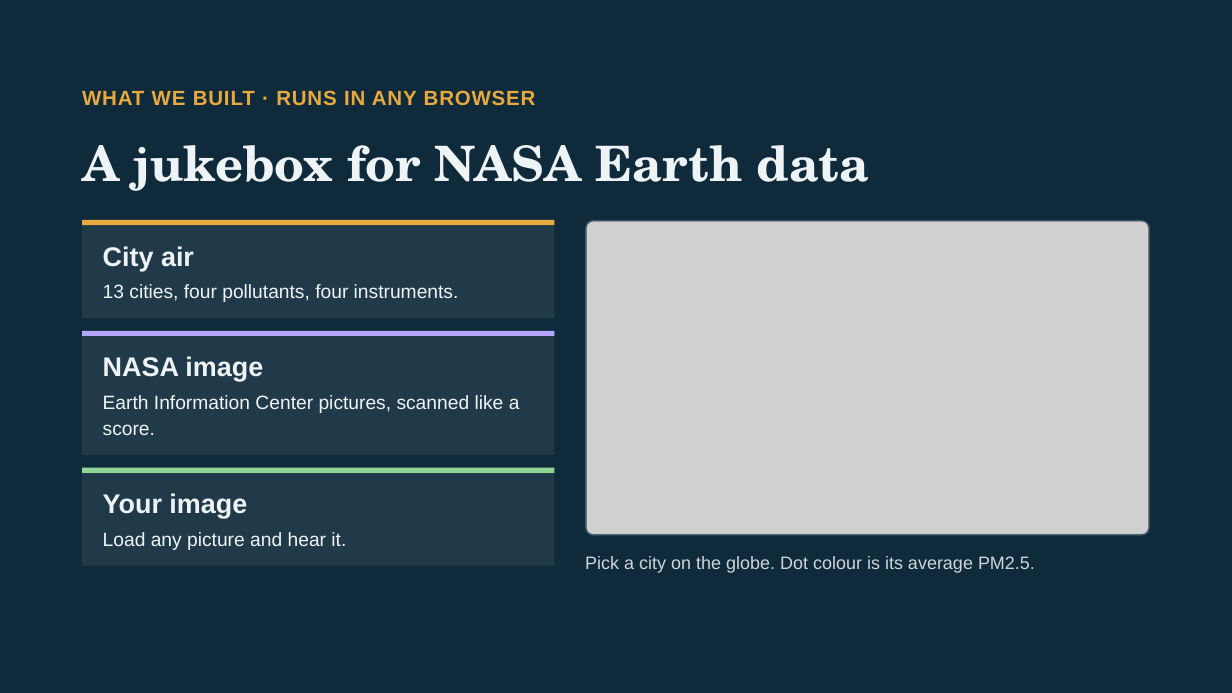
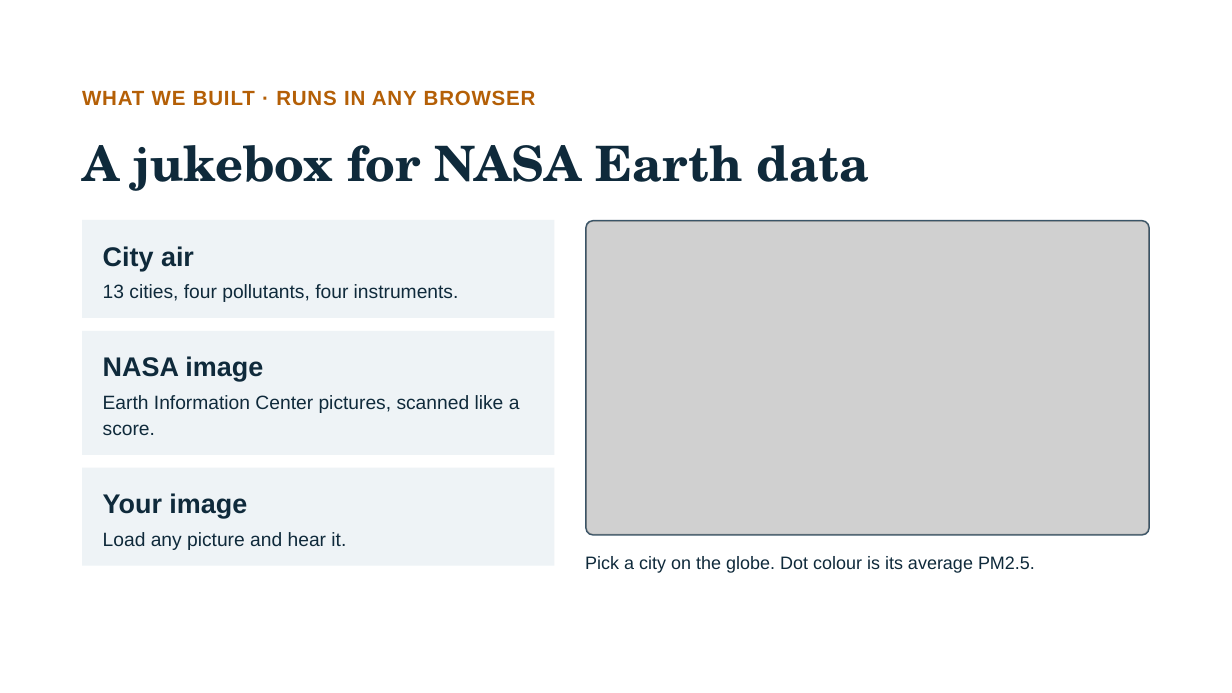
Before and after one commit to Avinash-Josh-i/Earth-Jukebox, a slide deck: slide 3 of Earth Jukebox Listen to the Planet.pptx. Drawn at 1232x693 pixels with LibreOffice and Linux fonts; fonts in the diff are those of the drawing; grey boxes stand for pictures. Boxes give left, top, right and bottom in pixels: in the first picture for what was removed or moved away, otherwise in the second. Text is boxed around its words. In the diff, an @@ line names an element or a change of style, - is before the commit and + after.

```diff
--- a/Earth Jukebox Listen to the Planet.pptx
+++ b/Earth Jukebox Listen to the Planet.pptx
@@ background #0F2A3B to #FFFFFF @@
@@ text "WHAT WE BUILT · RUNS ..." at [82, 90, 536, 106]: text colour #E8A93F to #B45F06 @@
@@ line removed from (82, 223) to (555, 223) @@
@@ line removed from (82, 334) to (555, 334) @@
@@ fill #FFFFFF at 8% opacity to #EEF3F6 in 3 elements at [82, 220, 555, 318], [82, 331, 555, 455], [82, 468, 555, 566] @@
@@ line removed from (82, 470) to (555, 470) @@
@@ text colour #EEF3F6 to #0F2A3B in 7 elements at [82, 145, 870, 191], [103, 246, 194, 271], [103, 284, 459, 302], [103, 356, 263, 382], [103, 395, 520, 435], [103, 493, 247, 518], [103, 532, 346, 550] @@
@@ text "Pick a city on the ..." at [585, 556, 1035, 573]: text colour #EEF3F6 at 85% opacity to #0F2A3B @@
```
Also in this commit, not shown: 6 other slides changed, 1 other file.
